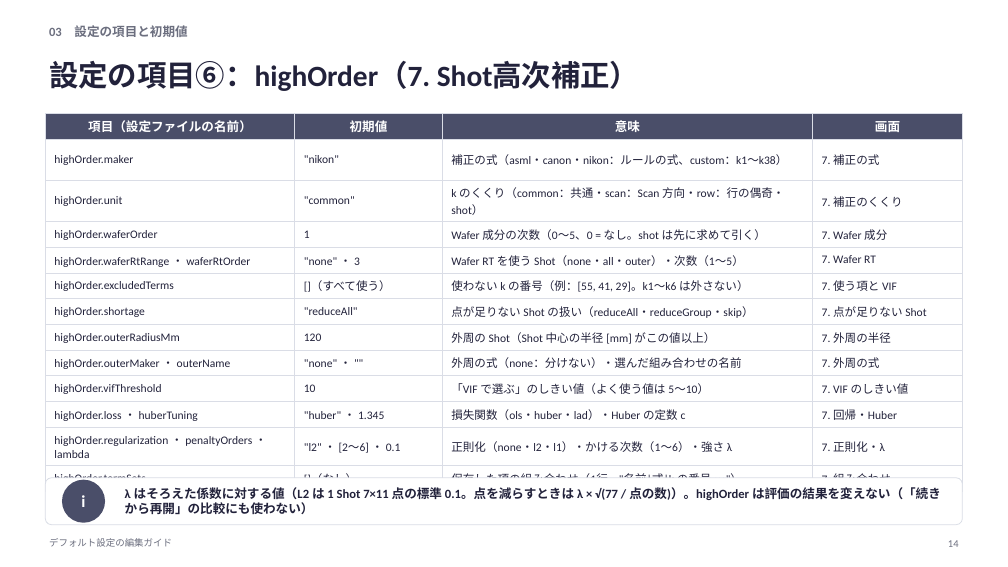
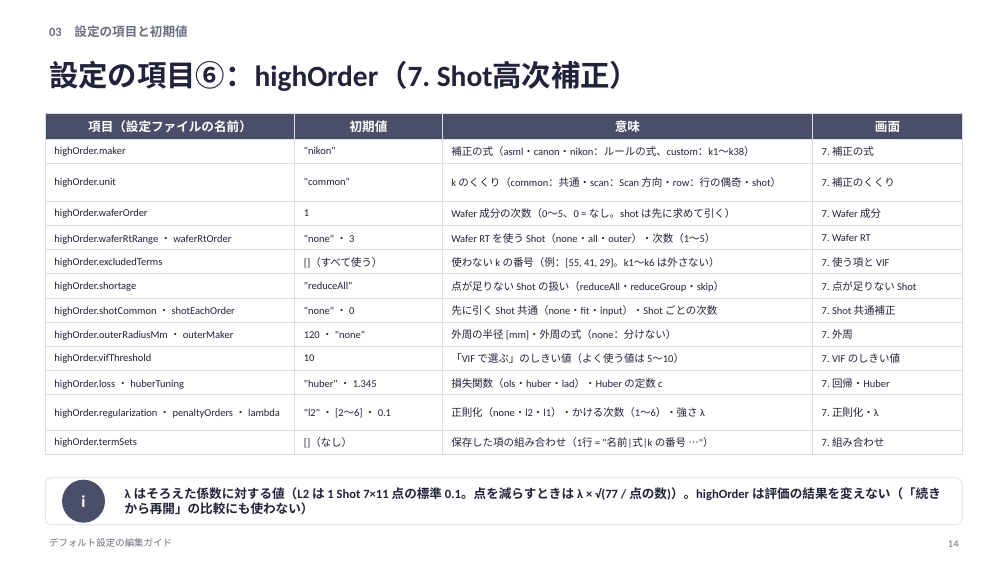
Before and after one commit to rsakamoto-0824/alignment-estimation-benchmark, a slide deck: slide 14 of matlab_app/docs/defaults_guide/デフォルト設定の編集ガイド.pptx. Drawn at 1008x567 pixels with LibreOffice and Linux fonts; fonts in the diff are those of the drawing. Boxes give left, top, right and bottom in pixels: in the first picture for what was removed or moved away, otherwise in the second. Text is boxed around its words. In the diff, an @@ line names an element or a change of style, - is before the commit and + after.

```diff
--- a/matlab_app/docs/defaults_guide/デフォルト設定の編集ガイド.pptx
+++ b/matlab_app/docs/defaults_guide/デフォルト設定の編集ガイド.pptx
@@ table at <box>45,113,963,452</box> @@
-row 8: highOrder.outerRadiusMm | 120 | 外周の Shot（Shot 中心の半径 [mm] がこの値以上） | 7. 外周の半径
+row 8: highOrder.shotCommon ・ shotEachOrder | "none" ・ 0 | 先に引く Shot 共通（none・fit・input）・Shot ごとの次数 | 7. Shot 共通補正
-row 9: highOrder.outerMaker ・ outerName | "none" ・ "" | 外周の式（none：分けない）・選んだ組み合わせの名前 | 7. 外周の式
+row 9: highOrder.outerRadiusMm ・ outerMaker | 120 ・ "none" | 外周の半径 [mm]・外周の式（none：分けない） | 7. 外周
@@ size 11 to 10 pt in "highOrder.maker", ""nikon"", "補正の式（asml・canon・nikon：ルールの式、custom：k1〜k38）", "7. 補正の式" and 36 more places @@
```
Also in this commit, not shown: 1 other slide changed, 25 other files.
